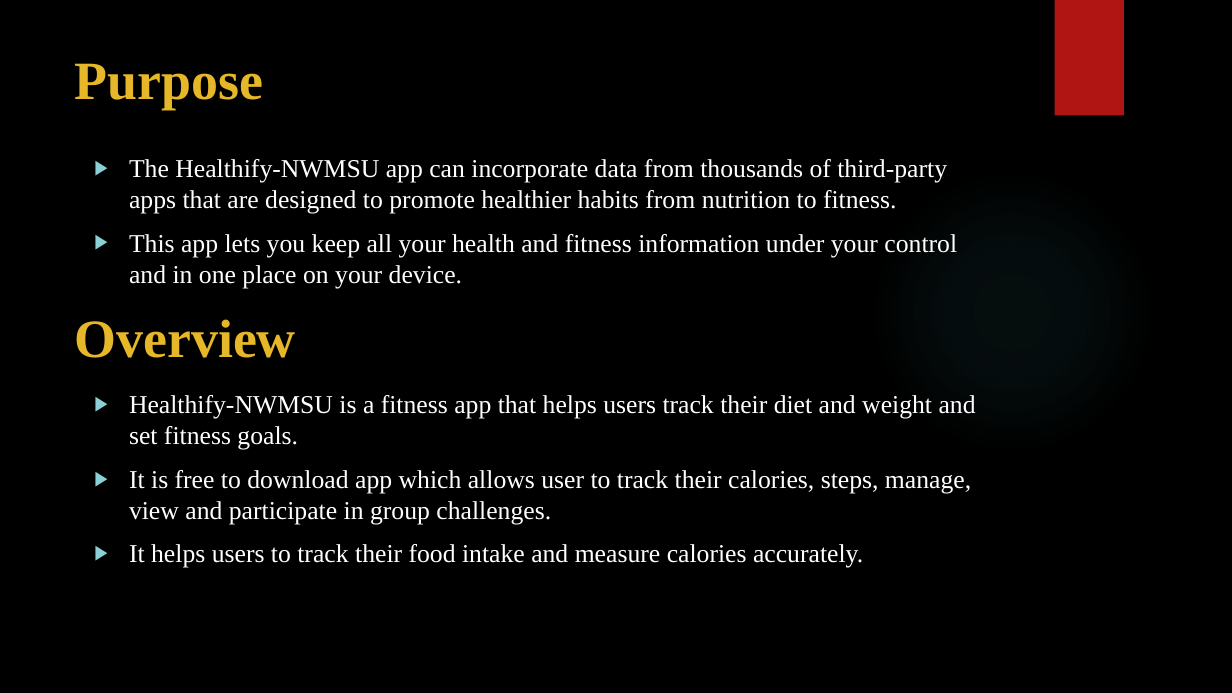
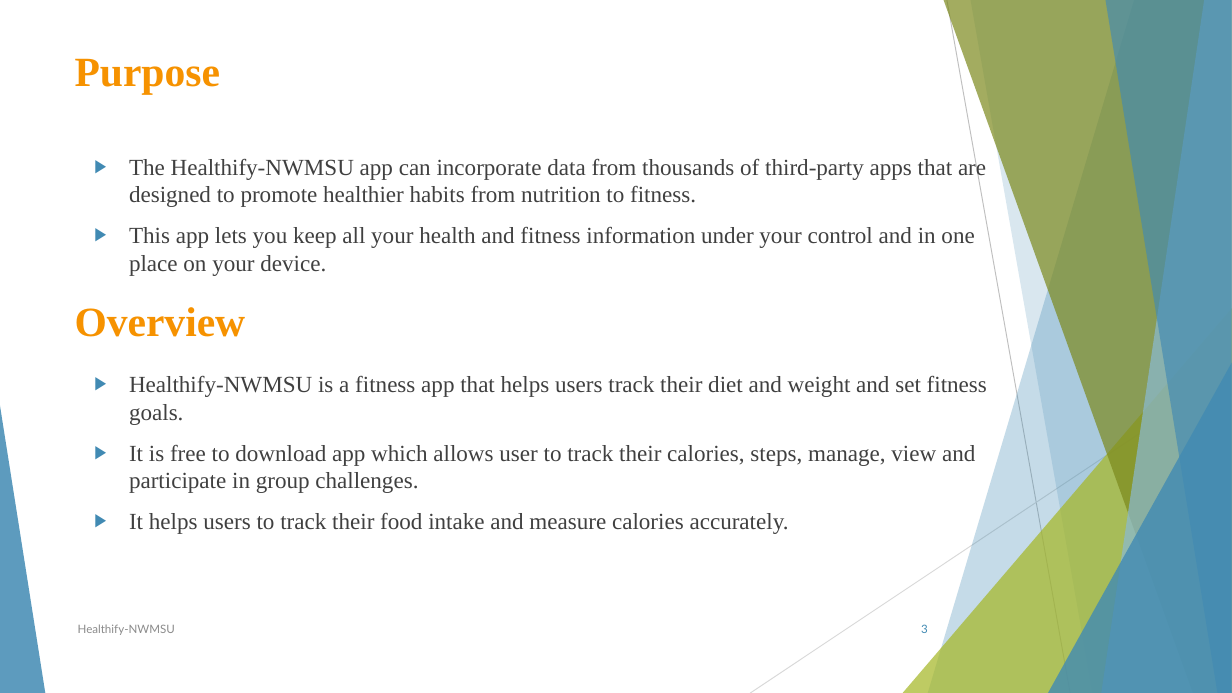
Before and after one commit to sowmyathogiti/Healthify, a slide deck: slide 3 of Healthify-NWMSU.pptx. Drawn at 1232x693 pixels with LibreOffice and Linux fonts; fonts in the diff are those of the drawing; background and template pictures are left out. Boxes give left, top, right and bottom in pixels: in the first picture for what was removed or moved away, otherwise in the second. Text is boxed around its words. In the diff, an @@ line names an element or a change of style, - is before the commit and + after.

```diff
--- a/Healthify-NWMSU.pptx
+++ b/Healthify-NWMSU.pptx
@@ background picture (left out) to #FFFFFF @@
@@ rectangle removed at box(1055, 0, 1124, 116) @@
@@ title "Purpose Overview" at box(75, 58, 246, 337): size 42 to 32.4 pt, text colour #E6B729 to #F69200 @@
@@ text "The Healthify-NWMSU app can incorporate ..." at box(129, 157, 987, 534): size 20 to 18 pt, text colour #FFFFFF to #404040; bullet colour #8AD0D6 to #418AB3 @@
@@ ellipse removed at box(870, 169, 1154, 454) @@
@@ group added at box(0, 0, 1232, 693): 5 freeform shapes, 3 triangles, 2 lines @@
@@ text added at box(78, 624, 175, 635), 9 pt, text #8C8C8C @@
+Healthify-NWMSU
@@ page number added at box(921, 624, 928, 633), 9 pt, text #418AB3 @@
+3
```
Also in this commit, not shown: 12 other slides changed.
